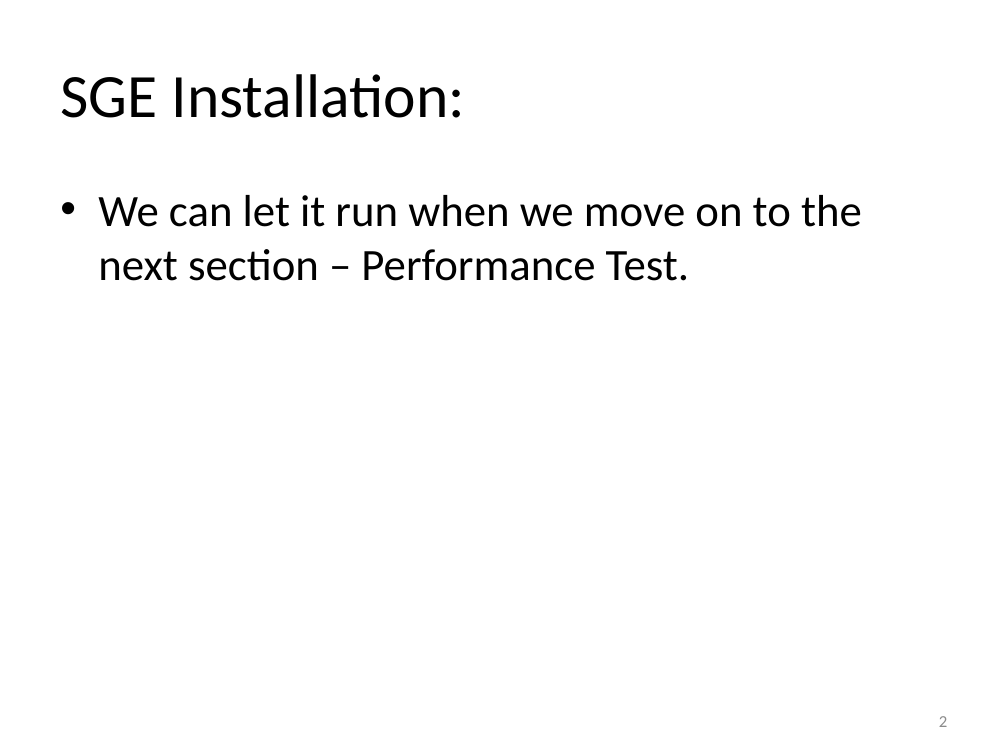
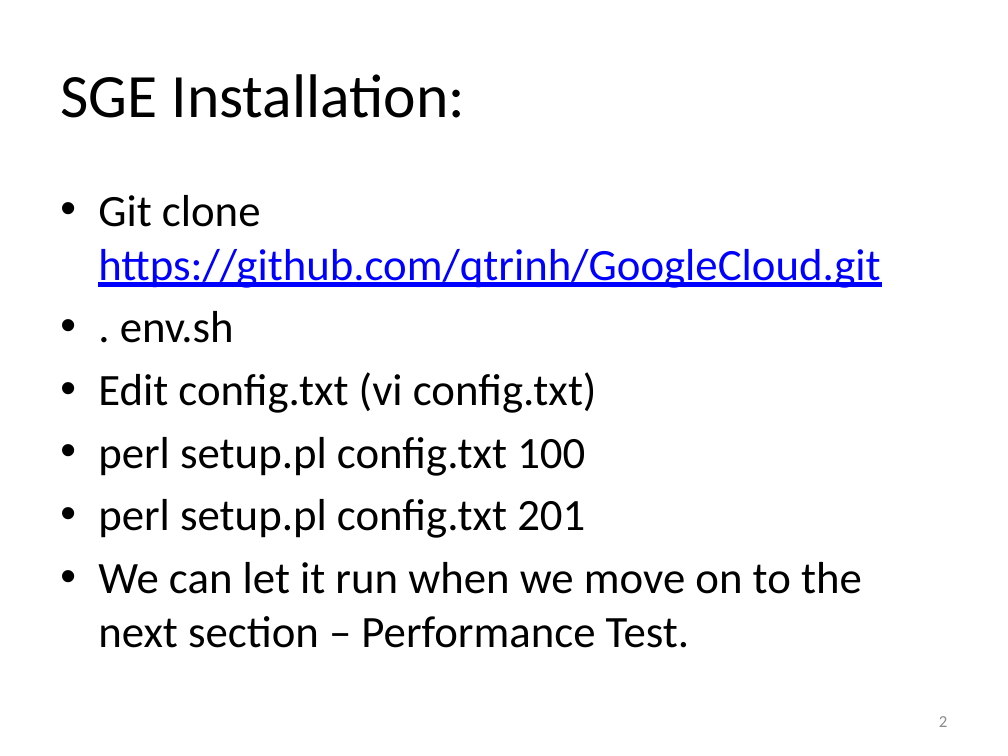
Before and after one commit to FYJen/GoogleCloud, a slide deck: slide 2 of Performance_Testing/Google Cloud Performance Test and SGE install .pptx. Drawn at 1008x756 pixels with LibreOffice and Linux fonts; fonts in the diff are those of the drawing. Boxes give left, top, right and bottom in pixels: in the first picture for what was removed or moved away, otherwise in the second. Text is boxed around its words. In the diff, an @@ line names an element or a change of style, - is before the commit and + after.

Commit message:
update ppt

```diff
--- a/Performance_Testing/Google Cloud Performance Test and SGE install .pptx
+++ b/Performance_Testing/Google Cloud Performance Test and SGE install .pptx
@@ text at <box>98,195,880,538</box>: paragraphs added @@
+• Git clone https://github.com/qtrinh/GoogleCloud.git
+• . env.sh
+• Edit config.txt (vi config.txt)
+• perl setup.pl config.txt 100
+• perl setup.pl config.txt 201
```
